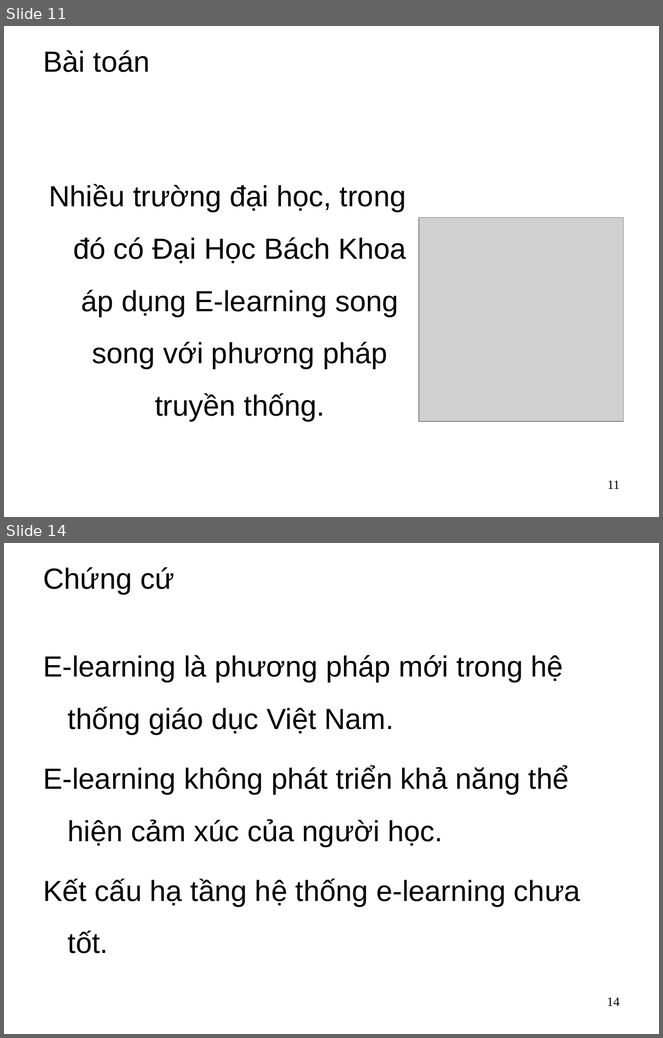
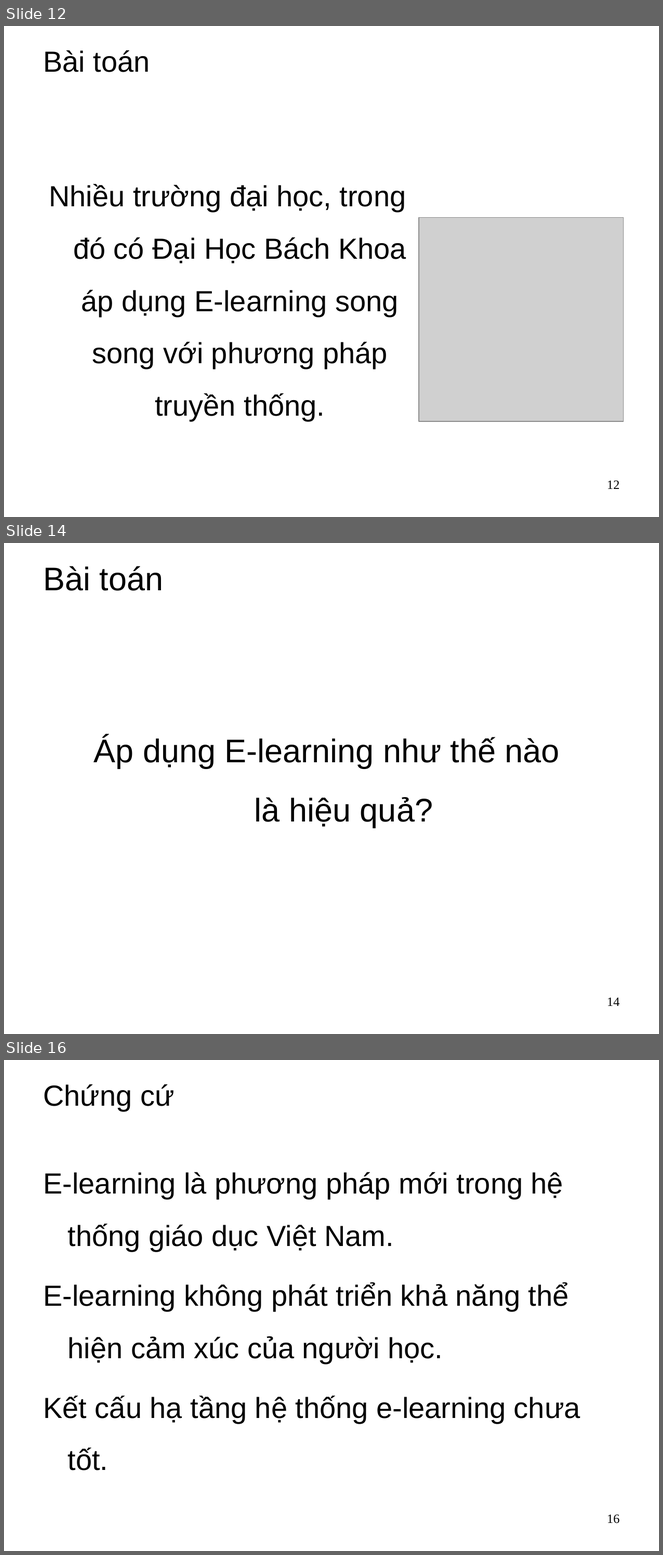
Before and after one commit to dhieucse09/mis, a slide deck: main/group-project/Group project.ppt. Shown one above the other, each under a label of ours: slides 11 and 14 before the commit, slides 12, 14 and 16 after it; the slides between them are not shown. The pictures are 663x1038 and 663x1555 pixels, drawn with LibreOffice and Linux fonts; fonts in the diff are those of the drawing; grey boxes stand for pictures; background and template pictures are left out. Boxes give left, top, right and bottom in pixels: in the first picture for what was removed or moved away, otherwise in the second. Text is boxed around its words. In the diff, an @@ line names an element or a change of style, - is before the commit and + after.

```diff
--- a/main/group-project/Group project.ppt
+++ b/main/group-project/Group project.ppt
@@ slide 14 added at [4,543,659,1034], background picture (left out) @@
@@ title added at [43,566,164,591], 36 pt, text #000000 @@
+Bài toán
@@ text added at [94,737,560,827], 36 pt, text #000000 @@
+Áp dụng E-learning như thế nào
+là hiệu quả?
@@ page number added at [607,998,620,1006], 14 pt, text #000000 @@
+14
@@ what was slide 11 is now slide 12 @@
@@ page number at [607,480,620,489]: text changed @@
-11
+12
@@ what was slide 14 is now slide 16 @@
@@ page number at [607,1514,620,1524]: text changed @@
-14
+16
```
Also in this commit, not shown: 9 slides changed, 5 other slides added, 3 slides removed, 14 other files.
